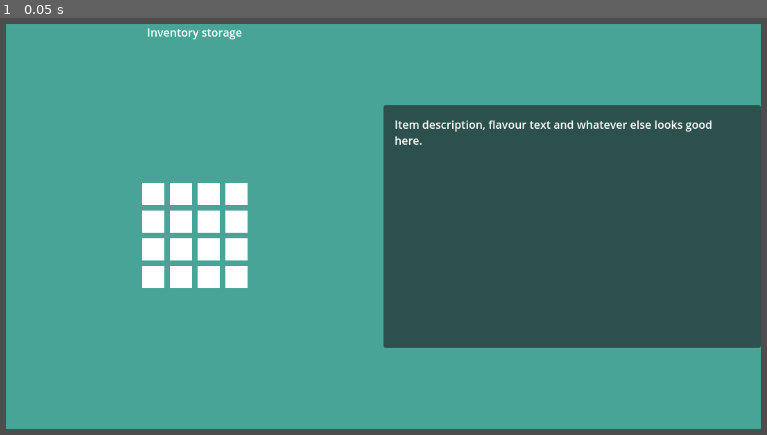
Above: before the commit, frame 1.
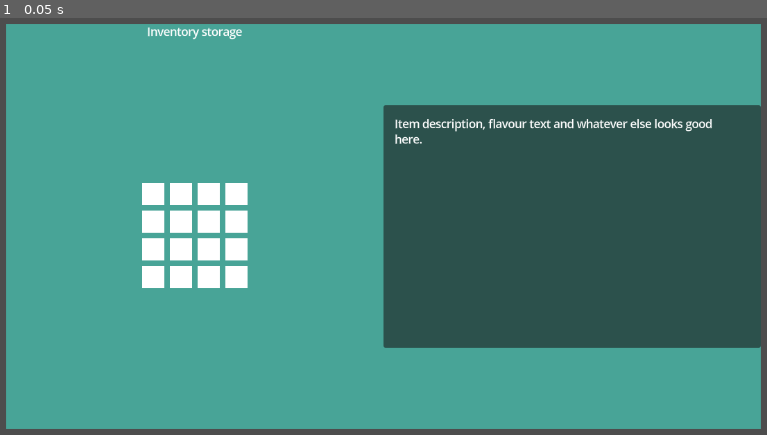
Above: after the commit, the same moment.

Repository: jonchisko/godot_learnings
Game: Godot game, scene res://simple_ui_control_01.tscn
Same seed, same stepped clock (60 frames per second), same inputs: the game is played once before the commit and once after it. The project has no main scene, so this scene is started directly.
Inputs:
- Up to frame 1 (0.05 s): no input

The runs differ from the first frame. In frame 1, 0.6% of the frame differs, in the area x 19-93%, y 2-31%.

Commit message:
Add live demo ui learning

Diff:
--- /dev/null
+++ b/live_demo.tscn
@@ -0,0 +1,196 @@
+[gd_scene load_steps=9 format=3 uid="uid://std7mvbnqj32"]
+
+[sub_resource type="StyleBoxFlat" id="StyleBoxFlat_whilf"]
+bg_color = Color(0.18728, 0.381201, 0.40768, 1)
+border_width_left = 1
+border_width_top = 1
+border_width_right = 1
+border_width_bottom = 1
+border_color = Color(0.606626, 0.606626, 0.606626, 1)
+corner_radius_top_left = 5
+corner_radius_top_right = 5
+corner_radius_bottom_right = 5
+corner_radius_bottom_left = 5
+
+[sub_resource type="StyleBoxEmpty" id="StyleBoxEmpty_x8f0s"]
+
+[sub_resource type="LabelSettings" id="LabelSettings_flhec"]
+font_size = 8
+
+[sub_resource type="StyleBoxEmpty" id="StyleBoxEmpty_hfnrv"]
+
+[sub_resource type="StyleBoxEmpty" id="StyleBoxEmpty_dhbju"]
+
+[sub_resource type="StyleBoxFlat" id="StyleBoxFlat_d24m4"]
+bg_color = Color(0.0627304, 0.233344, 0.283251, 1)
+corner_radius_top_left = 5
+corner_radius_top_right = 5
+corner_radius_bottom_right = 5
+corner_radius_bottom_left = 5
+anti_aliasing = false
+
+[sub_resource type="StyleBoxEmpty" id="StyleBoxEmpty_vto84"]
+
+[sub_resource type="StyleBoxFlat" id="StyleBoxFlat_ympeg"]
+content_margin_left = 5.0
+content_margin_top = 5.0
+content_margin_right = 5.0
+content_margin_bottom = 5.0
+bg_color = Color(0.0627304, 0.233344, 0.283251, 1)
+corner_radius_top_left = 5
+corner_radius_top_right = 5
+corner_radius_bottom_right = 5
+corner_radius_bottom_left = 5
+anti_aliasing = false
+
+[node name="LiveDemo" type="Control"]
+layout_mode = 3
+anchors_preset = 15
+anchor_right = 1.0
+anchor_bottom = 1.0
+grow_horizontal = 2
+grow_vertical = 2
+
+[node name="ColorRect" type="ColorRect" parent="."]
+layout_mode = 1
+anchors_preset = 15
+anchor_right = 1.0
+anchor_bottom = 1.0
+grow_horizontal = 2
+grow_vertical = 2
+color = Color(0.18728, 0.381201, 0.40768, 1)
+
+[node name="PanelContainer" type="PanelContainer" parent="."]
+layout_mode = 1
+anchors_preset = -1
+anchor_left = 0.5
+anchor_top = 0.5
+anchor_right = 0.5
+anchor_bottom = 0.5
+offset_left = -193.0
+offset_top = -99.0
+offset_right = 193.0
+offset_bottom = 99.0
+grow_horizontal = 2
+grow_vertical = 2
+theme_override_styles/panel = SubResource("StyleBoxFlat_whilf")
+
+[node name="MarginContainer" type="MarginContainer" parent="PanelContainer"]
+layout_mode = 2
+theme_override_constants/margin_left = 10
+theme_override_constants/margin_top = 10
+theme_override_constants/margin_right = 10
+theme_override_constants/margin_bottom = 10
+metadata/_edit_lock_ = true
+metadata/_edit_group_ = true
+
+[node name="VBoxContainer" type="VBoxContainer" parent="PanelContainer/MarginContainer"]
+layout_mode = 2
+
+[node name="VBoxContainer" type="VBoxContainer" parent="PanelContainer/MarginContainer/VBoxContainer"]
+layout_mode = 2
+theme_override_constants/separation = -2
+
+[node name="Label" type="Label" parent="PanelContainer/MarginContainer/VBoxContainer/VBoxContainer"]
+layout_mode = 2
+text = "Tuki se nekaj dogaja"
+
+[node name="Label2" type="Label" parent="PanelContainer/MarginContainer/VBoxContainer/VBoxContainer"]
+layout_mode = 2
+theme_override_colors/font_color = Color(0.680321, 0.680321, 0.680321, 1)
+theme_override_font_sizes/font_size = 14
+text = "Podnaslov"
+
+[node name="HSeparator" type="HSeparator" parent="PanelContainer/MarginContainer/VBoxContainer"]
+layout_mode = 2
+theme_override_constants/separation = 12
+theme_override_styles/separator = SubResource("StyleBoxEmpty_x8f0s")
+
+[node name="VBoxContainer2" type="VBoxContainer" parent="PanelContainer/MarginContainer/VBoxContainer"]
+layout_mode = 2
+theme_override_constants/separation = 10
+
+[node name="HBoxContainer" type="HBoxContainer" parent="PanelContainer/MarginContainer/VBoxContainer/VBoxContainer2"]
+layout_mode = 2
+
+[node name="Label" type="Label" parent="PanelContainer/MarginContainer/VBoxContainer/VBoxContainer2/HBoxContainer"]
+layout_mode = 2
+size_flags_horizontal = 3
+text = "Metric 1"
+label_settings = SubResource("LabelSettings_flhec")
+
+[node name="VSeparator" type="VSeparator" parent="PanelContainer/MarginContainer/VBoxContainer/VBoxContainer2/HBoxContainer"]
+layout_mode = 2
+size_flags_horizontal = 3
+size_flags_stretch_ratio = 1.37
+theme_override_styles/separator = SubResource("StyleBoxEmpty_hfnrv")
+
+[node name="ProgressBar" type="ProgressBar" parent="PanelContainer/MarginContainer/VBoxContainer/VBoxContainer2/HBoxContainer"]
+custom_minimum_size = Vector2(0, 8)
+layout_mode = 2
+size_flags_horizontal = 3
+size_flags_vertical = 4
+size_flags_stretch_ratio = 2.0
+theme_override_styles/background = SubResource("StyleBoxEmpty_dhbju")
+theme_override_styles/fill = SubResource("StyleBoxFlat_d24m4")
+value = 30.0
+fill_mode = 1
+show_percentage = false
+
+[node name="Label2" type="Label" parent="PanelContainer/MarginContainer/VBoxContainer/VBoxContainer2/HBoxContainer"]
+custom_minimum_size = Vector2(30, 0)
+layout_mode = 2
+size_flags_horizontal = 3
+text = "98.4%
+"
+label_settings = SubResource("LabelSettings_flhec")
+horizontal_alignment = 2
+
+[node name="HBoxContainer2" type="HBoxContainer" parent="PanelContainer/MarginContainer/VBoxContainer/VBoxContainer2"]
+layout_mode = 2
+
+[node name="Label" type="Label" parent="PanelContainer/MarginContainer/VBoxContainer/VBoxContainer2/HBoxContainer2"]
+layout_mode = 2
+size_flags_horizontal = 3
+text = "Metric 1"
+label_settings = SubResource("LabelSettings_flhec")
+
+[node name="VSeparator" type="VSeparator" parent="PanelContainer/MarginContainer/VBoxContainer/VBoxContainer2/HBoxContainer2"]
+layout_mode = 2
+size_flags_horizontal = 3
+size_flags_stretch_ratio = 1.37
+theme_override_styles/separator = SubResource("StyleBoxEmpty_vto84")
+
+[node name="ProgressBar" type="ProgressBar" parent="PanelContainer/MarginContainer/VBoxContainer/VBoxContainer2/HBoxContainer2"]
+custom_minimum_size = Vector2(0, 8)
+layout_mode = 2
+size_flags_horizontal = 3
+size_flags_vertical = 4
+size_flags_stretch_ratio = 2.0
+theme_override_styles/background = SubResource("StyleBoxEmpty_dhbju")
+theme_override_styles/fill = SubResource("StyleBoxFlat_d24m4")
+value = 12.0
+fill_mode = 1
+show_percentage = false
+
+[node name="Label2" type="Label" parent="PanelContainer/MarginContainer/VBoxContainer/VBoxContainer2/HBoxContainer2"]
+custom_minimum_size = Vector2(30, 0)
+layout_mode = 2
+size_flags_horizontal = 3
+text = "1%
+"
+label_settings = SubResource("LabelSettings_flhec")
+horizontal_alignment = 2
+
+[node name="HSeparator2" type="HSeparator" parent="PanelContainer/MarginContainer/VBoxContainer"]
+layout_mode = 2
+theme_override_constants/separation = 16
+theme_override_styles/separator = SubResource("StyleBoxEmpty_x8f0s")
+
+[node name="Button" type="Button" parent="PanelContainer/MarginContainer/VBoxContainer"]
+custom_minimum_size = Vector2(55, 0)
+layout_mode = 2
+size_flags_horizontal = 0
+theme_override_font_sizes/font_size = 8
+theme_override_styles/normal = SubResource("StyleBoxFlat_ympeg")
+text = "See more"
--- a/project.godot
+++ b/project.godot
@@ -13,3 +13,7 @@
 config/name="godot_learnings"
 config/features=PackedStringArray("4.3", "Forward Plus")
 config/icon="res://icon.svg"
+
+[gui]
+
+theme/default_font_multichannel_signed_distance_field=true
--- a/simple_ui_control_01.tscn
+++ b/simple_ui_control_01.tscn
@@ -2,6 +2,7 @@
 
 [node name="Control" type="Control"]
 layout_mode = 3
+anchors_preset = 15
 anchor_right = 1.0
 anchor_bottom = 1.0
 offset_left = 32.0
--- a/test_control.tscn
+++ b/test_control.tscn
@@ -3,6 +3,7 @@
 [node name="Control" type="Control"]
 custom_minimum_size = Vector2(320, 64)
 layout_mode = 3
+anchors_preset = 15
 anchor_right = 1.0
 anchor_bottom = 1.0
 offset_right = -100.0
